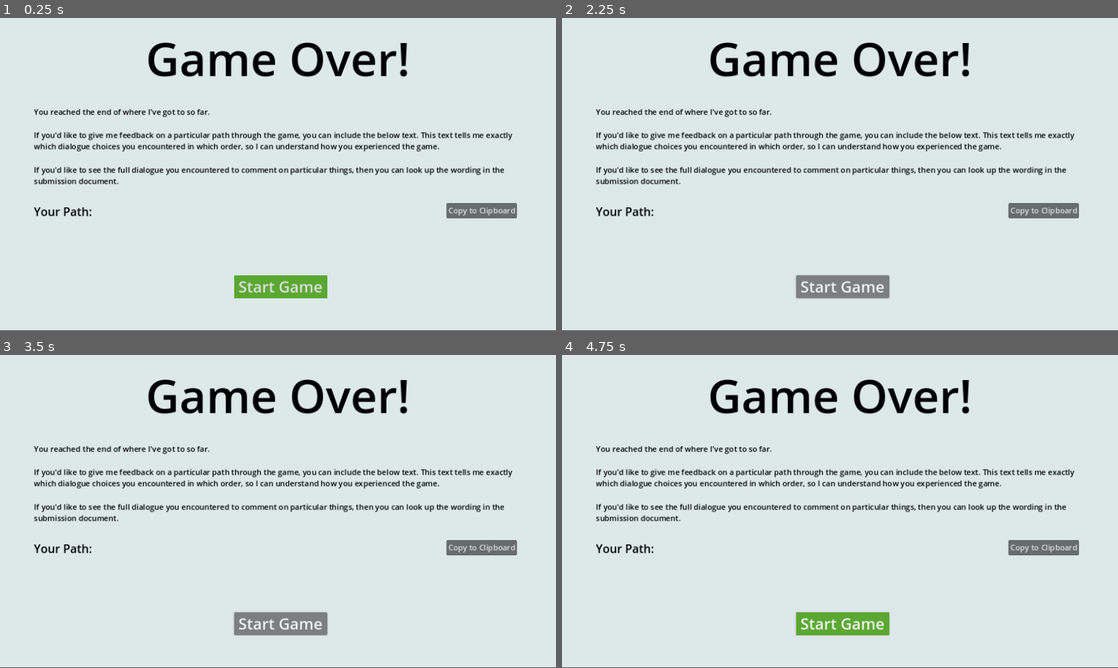
Above: before the commit, frames 1-4 (two rows, left to right).
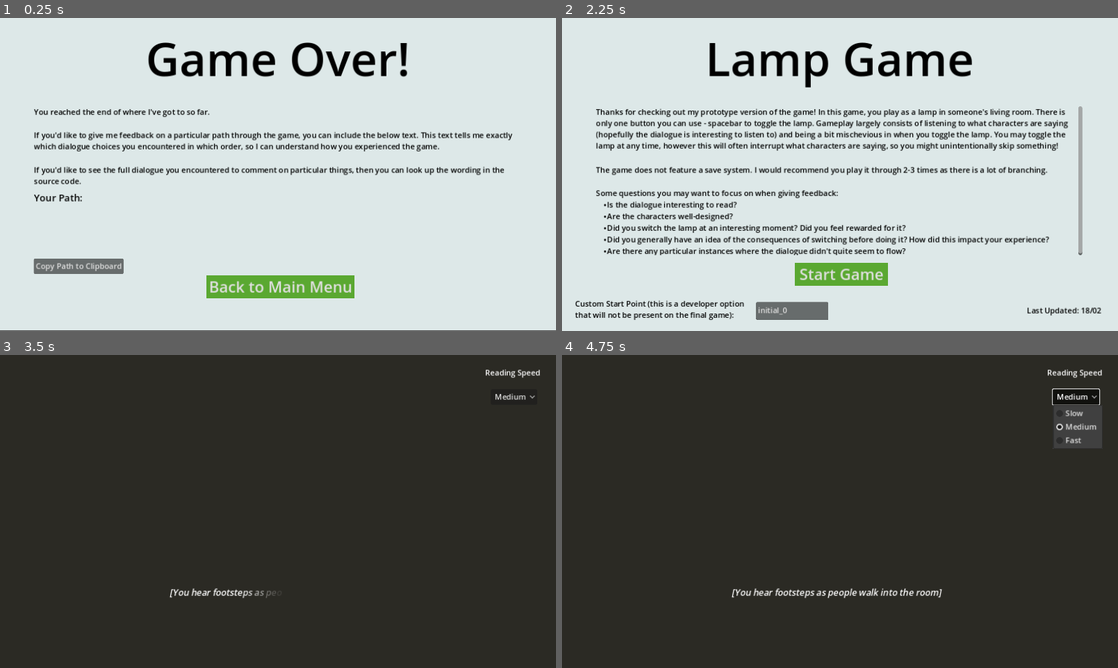
Above: after the commit, the same moments.

Repository: smileyface12349/lamp-game
Game: Godot game, scene res://game_over.tscn
Two runs of this game, one before a commit and one after it. Both use one fixed random seed, a clock stepped at 60 frames per second and the inputs below. This scene is started directly instead of the project's main scene.
Inputs (mouse positions are in pixels of both pictures, inside the frame that each line leads up to):
- Up to frame 1 (0.25 s): no input
- Up to frame 2 (2.25 s): click (1045, 212) at 0.5 s, where only the run before the commit has a clickable "Copy to Clipboard"; click (639, 265) at 1.25 s, where only the run after the commit has a clickable "Copy Path to Clipboard"; click (840, 287) at 2 s, where only the run after the commit has a clickable "Back to Main Menu"
- Up to frame 3 (3.5 s): click "Start Game" at 2.75 s
- Up to frame 4 (4.75 s): click (840, 624) at 3.5 s, where only the run before the commit has a clickable "Start Game"; click (1073, 395) at 4.25 s, where only the run after the commit has a clickable "Medium"

The runs differ from the first frame. In frame 1, 2.9% of the frame differs, in the area x 6-93%, y 51-90%; in frame 2, 16%; in frame 3, 99%, in the area x 0-100%, y 0-100%; in frame 4, 99%.

Commit message:
Improved game over screen

Diff:
--- a/Dialogue/all_dialogue.gd
+++ b/Dialogue/all_dialogue.gd
@@ -212,7 +212,8 @@
 
 	# Sophie walks in
 	# (Beyond this point, we will not worry about the edge cases, and it will just focus on the main narrative)
-	"sophie_walks_in_0_disclaimer": Dialogue.new(NoCharacter.ne …(334 unchanged characters)…  DialogueActionOn.new("sophie_walks_in_0", "TODO")),
+	"sophie_walks_in_0_disclaimer": Dialogue.new(NoCharacter.ne …(334 unchanged characters)…  DialogueActionOn.new("sophie_walks_in_0_disclaimer_1", "")),
+	"sophie_walks_in_0_disclaimer_1": Dialogue.new(NoCharacter.new(), "[If you would like to skip ahead to this point in the future, set the custom start point to 'sophie_walks_in_0']", DialogueActionOn.new("sophie_walks_in_0", "")),
 
 	# TODO: Get to the exchange between Sophie and Michael (or continuing with Colin) in the workshop release. Maybe also  …(190 unchanged characters)…
 }
--- /dev/null
+++ b/game_over.gd
@@ -0,0 +1,17 @@
+extends Node
+
+@export var path: RichTextLabel
+@export var copyPathButton: Button
+@export var mainMenuButton: Button
+
+# Called when the node enters the scene tree for the first time.
+func _ready() -> void:
+	path.text = "Your Path: " + ", ".join(Globals.path)
+	copyPathButton.connect("pressed", copy_path)
+	mainMenuButton.connect("pressed", main_menu)
+
+func copy_path() -> void:
+	DisplayServer.clipboard_set(", ".join(Globals.path))
+
+func main_menu() -> void:
+	get_tree().change_scene_to_file("res://menu.tscn")
--- a/game_over.tscn
+++ b/game_over.tscn
@@ -1,17 +1,22 @@
-[gd_scene load_steps=3 format=3 uid="uid://de2nrt0dso5l2"]
+[gd_scene load_steps=4 format=3 uid="uid://de2nrt0dso5l2"]
 
+[ext_resource type="Script" path="res://game_over.gd" id="1_8n4ls"]
 [ext_resource type="Theme" uid="uid://20w3bkrdq4fg" path="res://menu_panel.tres" id="1_y06aq"]
 
 [sub_resource type="StyleBoxFlat" id="StyleBoxFlat_v5ras"]
 bg_color = Color(0.35541, 0.66, 0.1914, 1)
 
-[node name="GameOver" type="Control"]
+[node name="GameOver" type="Control" node_paths=PackedStringArray("path", "copyPathButton", "mainMenuButton")]
 layout_mode = 3
 anchors_preset = 15
 anchor_right = 1.0
 anchor_bottom = 1.0
 grow_horizontal = 2
 grow_vertical = 2
+script = ExtResource("1_8n4ls")
+path = NodePath("Panel/Path")
+copyPathButton = NodePath("Panel/CopyPathButton")
+mainMenuButton = NodePath("Panel/MainMenuButton")
 
 [node name="Panel" type="Panel" parent="."]
 layout_mode = 0
@@ -46,37 +51,38 @@
 
 If you'd like to give me feedback on a particular path through the game, you can include the below text. This text tells me exactly which dialogue choices you encountered in which order, so I can understand how you experienced the game.
 
-If you'd like to see the full dialogue you encountered to comment on particular things, then you can look up the wording in the submission document."
+If you'd like to see the full dialogue you encountered to comment on particular things, then you can look up the wording in the source code."
 
 [node name="Path" type="RichTextLabel" parent="Panel"]
 layout_mode = 0
 offset_left = 70.0
-offset_top = 383.0
+offset_top = 358.0
 offset_right = 1078.0
-offset_bottom = 479.0
+offset_bottom = 477.0
 theme_override_colors/default_color = Color(0, 0, 0, 1)
-theme_override_font_sizes/normal_font_size = 24
-text = "Your Path: "
+theme_override_font_sizes/normal_font_size = 20
+text = "Your Path: test_1, test_2, test_3, test_1, test_2, test_3, test_1, test_2, test_3, test_1, test_2, test_3, test_1, test_2, test_3, test_1, test_2, test_3, test_1, test_2, test_3, test_1, test_2, test_3, test_1, test_2, test_3, test_1, test_2, test_3, test_1, test_2, test_3, test_1, test_2, test_3, test_1, test_2, test_3, test_1, test_2, test_3, test_1, test_2, test_3, test_1, test_2, test_3, test_1, test_2, test_3"
 
-[node name="Button" type="Button" parent="Panel/Path"]
+[node name="CopyPathButton" type="Button" parent="Panel"]
 layout_mode = 0
-offset_left = 855.0
-offset_right = 1001.0
-offset_bottom = 31.0
-text = "Copy to Clipboard"
+offset_left = 70.0
+offset_top = 498.0
+offset_right = 256.0
+offset_bottom = 529.0
+text = "Copy Path to Clipboard"
 
-[node name="Button" type="Button" parent="Panel"]
+[node name="MainMenuButton" type="Button" parent="Panel"]
 layout_mode = 1
 anchors_preset = 12
 anchor_top = 1.0
 anchor_right = 1.0
 anchor_bottom = 1.0
-offset_left = 485.0
+offset_left = 428.0
 offset_top = -114.0
-offset_right = -474.0
+offset_right = -417.0
 offset_bottom = -67.0
 grow_horizontal = 2
 grow_vertical = 0
 theme_override_font_sizes/font_size = 32
 theme_override_styles/normal = SubResource("StyleBoxFlat_v5ras")
-text = "Start Game"
+text = "Back to Main Menu"
--- /dev/null
+++ b/globals.gd
@@ -0,0 +1,4 @@
+extends Node
+
+var start_point: String = "initial_0"
+var path: Array[String] = [] # track the path the player took for testing purposes only
--- a/level_controller.gd
+++ b/level_controller.gd
@@ -6,7 +6,7 @@
 @export var readingSpeedDropdown: OptionButton
 @export var controlsHint: RichTextLabel
 
-var current: Dialogue = AllDialogue.DIALOGUE["initial_0"]
+var current: Dialogue
 var lamp: bool = false
 var elapsed: float = 0.0
 var timeForDialogue: float = 0.0
@@ -26,7 +26,7 @@
 	reading_speed_changed(1)
 
 	# Initialise state to the first bit of dialogue
-	change_state("initial_0")
+	change_state(Globals.start_point)
 
 	# Connect buttons to methods
 	readingSpeedDropdown.connect("item_selected", reading_speed_changed)
@@ -70,6 +70,9 @@
 		get_tree().change_scene_to_file("res://game_over.tscn")
 		return
 
+	# Track the path (only for testing purposes)
+	Globals.path.append(id)
+
 	# Change the dialogue state
 	current = AllDialogue.DIALOGUE[id]
 	dialogueText.text = current.get_text()
--- a/menu.gd
+++ b/menu.gd
@@ -1,12 +1,15 @@
 extends Node
 
 @export var startButton: Button
-
+@export var startPointTextEdit: TextEdit
 
 # Called when the node enters the scene tree for the first time.
 func _ready() -> void:
 	startButton.connect("pressed", start_game)
+	startPointTextEdit.connect("text_changed", change_start_point)
 
+func change_start_point() -> void:
+	Globals.start_point = startPointTextEdit.text
 
 func start_game() -> void:
 	get_tree().change_scene_to_file("res://main.tscn")
--- a/menu.tscn
+++ b/menu.tscn
@@ -6,11 +6,12 @@
 [sub_resource type="StyleBoxFlat" id="StyleBoxFlat_dnhq0"]
 bg_color = Color(0.35541, 0.66, 0.1914, 1)
 
-[node name="Menu" type="Control" node_paths=PackedStringArray("startButton")]
+[node name="Menu" type="Control" node_paths=PackedStringArray("startButton", "startPointTextEdit")]
 layout_mode = 3
 anchors_preset = 0
 script = ExtResource("1_hw8f6")
 startButton = NodePath("Panel/Button")
+startPointTextEdit = NodePath("Panel/CustomStartTextEdit")
 
 [node name="ExtendedBackground" type="Panel" parent="."]
 layout_mode = 0
@@ -65,10 +66,10 @@
 anchor_top = 1.0
 anchor_right = 1.0
 anchor_bottom = 1.0
-offset_left = 485.0
-offset_top = -114.0
-offset_right = -474.0
-offset_bottom = -67.0
+offset_left = 483.0
+offset_top = -140.0
+offset_right = -476.0
+offset_bottom = -93.0
 grow_horizontal = 2
 grow_vertical = 0
 theme_override_font_sizes/font_size = 32
@@ -83,3 +84,21 @@
 offset_bottom = 634.0
 theme_override_colors/default_color = Color(0, 0, 0, 1)
 text = "Last Updated: 18/02"
+
+[node name="CustomStartTextEdit" type="TextEdit" parent="Panel"]
+layout_mode = 0
+offset_left = 402.0
+offset_top = 588.0
+offset_right = 552.0
+offset_bottom = 626.0
+text = "initial_0"
+placeholder_text = "Default: initial_0"
+
+[node name="CustomStartLabel" type="RichTextLabel" parent="Panel"]
+layout_mode = 0
+offset_left = 27.0
+offset_top = 580.0
+offset_right = 392.0
+offset_bottom = 631.0
+theme_override_colors/default_color = Color(0, 0, 0, 1)
+text = "Custom Start Point (this is a developer option that will not be present on the final game): "
--- a/project.godot
+++ b/project.godot
@@ -14,6 +14,10 @@
 run/main_scene="res://menu.tscn"
 config/features=PackedStringArray("4.3", "GL Compatibility")
 config/icon="res://icon.svg"
+
+[autoload]
+
+Globals="*res://globals.gd"
 
 [display]
 
